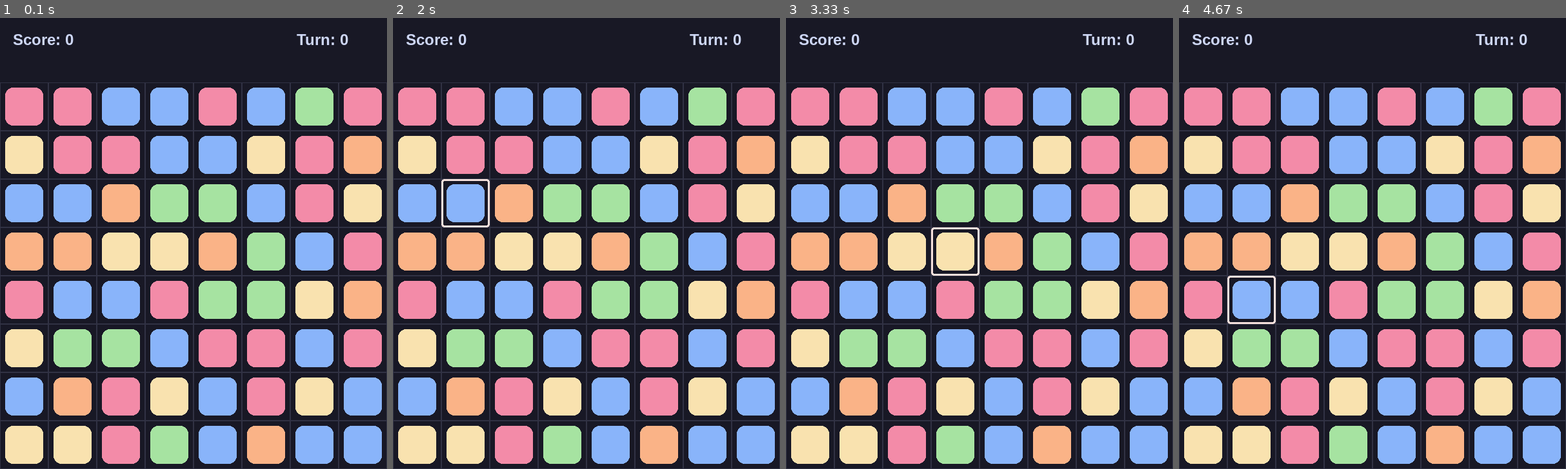
Above: before the commit, frames 1-4 (left to right).
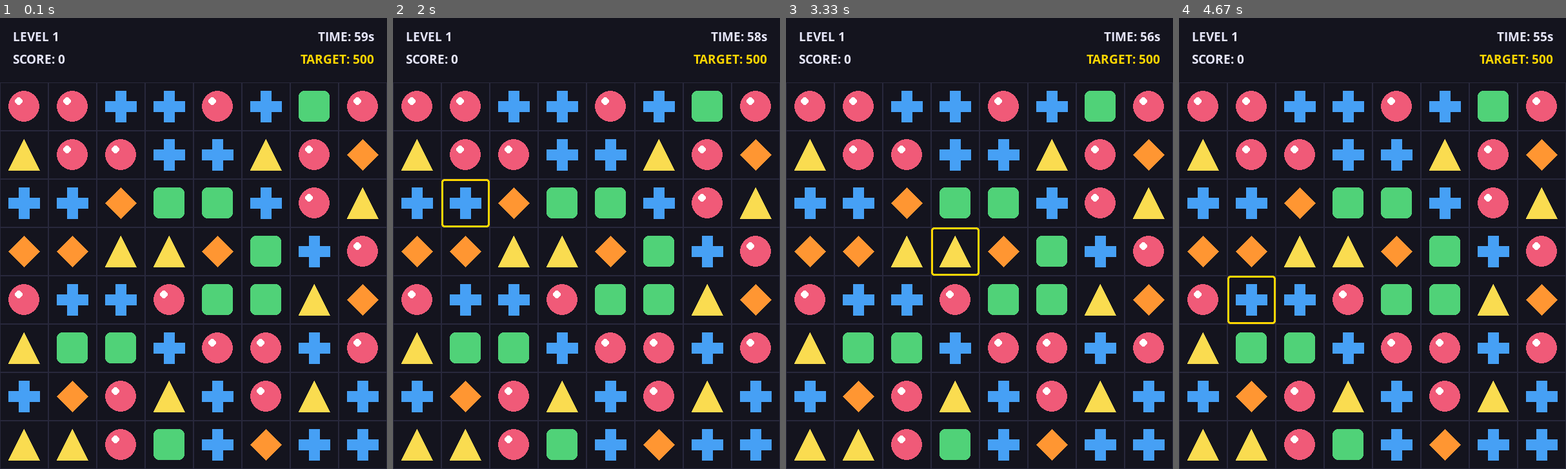
Above: after the commit, the same moments.

Repository: zarkaiss/ralph_game_1
Game: pygame game, started from main_pygame.py
Two runs of this game, one before a commit and one after it. Both use one fixed random seed, a clock stepped at 60 frames per second and the inputs below.
Inputs (mouse positions are in pixels of both pictures, inside the frame that each line leads up to):
- Up to frame 1 (0.1 s): no input
- Up to frame 2 (2 s): click (586, 243) at 0.38 s; click (601, 297) at 0.72 s; click (485, 383) at 1.05 s; click (454, 383) at 1.38 s; click (470, 216) at 1.72 s
- Up to frame 3 (3.33 s): click (882, 351) at 2.05 s; click (1045, 401) at 2.38 s; click (863, 153) at 2.72 s; click (960, 248) at 3.05 s
- Up to frame 4 (4.67 s): click (1279, 311) at 3.38 s; click (1287, 166) at 3.72 s; click (1333, 135) at 4.05 s; click (1237, 284) at 4.38 s

The runs differ from the first frame. In frame 1, 52% of the frame differs, in the area x 1-99%, y 3-99%; in frame 2, 52%; in frame 3, 52%; in frame 4, 52%.

Commit message:
Updated visual effects, levels, timer
Created new visuals for clearing matches, introduced levels, and added a timer to each level.

Diff:
--- a/main_pygame.py
+++ b/main_pygame.py
@@ -1,4 +1,6 @@
 import sys
+import math
+import random
 import pygame
 from src.game_logic import MatchThreeEngine
 from src.game_state import GameState
@@ -12,116 +14,322 @@
 WINDOW_WIDTH = COLS * TILE_SIZE
 WINDOW_HEIGHT = (ROWS * TILE_SIZE) + UI_PANEL_HEIGHT
 FPS = 60
-
-# Color Palette
-COLOR_BG = (24, 24, 37)          # Dark Slate
-COLOR_GRID_LINE = (49, 50, 68)   # Subtle Muted Divider
-COLOR_TEXT = (205, 214, 244)     # Off-white
-COLOR_SELECT = (245, 224, 220)   # Light Highlight Accent
-
-# Gem Visual Mapping (IDs 1-5 mapped to RGB values)
+ANIMATION_SPEED = 0.18
+
+# Design Palette
+COLOR_BG = (20, 20, 30)
+COLOR_GRID_LINE = (40, 40, 60)
+COLOR_TEXT = (230, 230, 250)
+COLOR_SELECT = (255, 215, 0)
+COLOR_OVERLAY = (0, 0, 0, 180) # Semi-transparent black for menus
+
 GEM_COLORS = {
-    1: (243, 139, 168),  # Soft Red
-    2: (250, 179, 135),  # Soft Orange
-    3: (249, 226, 175),  # Soft Yellow
-    4: (166, 227, 161),  # Soft Green
-    5: (137, 180, 250)   # Soft Blue
+    1: (240, 90, 120),
+    2: (255, 150, 50),
+    3: (250, 220, 80),
+    4: (80, 210, 120),
+    5: (70, 160, 245)
 }
+
+class Particle:
+    """Handles physics and rendering for shattered gem fragments."""
+    def __init__(self, x, y, color):
+        self.x = x
+        self.y = y
+        self.color = color
+        # Explode outwards in random directions
+        angle = random.uniform(0, math.pi * 2)
+        speed = random.uniform(2, 8)
+        self.vx = math.cos(angle) * speed
+        self.vy = math.sin(angle) * speed
+        self.life = 255  # Alpha channel/lifetime
+        self.size = random.uniform(4, 8)
+
+    def update(self):
+        self.x += self.vx
+        self.y += self.vy
+        self.vy += 0.3  # Gravity
+        self.life -= 8  # Fade out speed
+
+    def draw(self, surface):
+        if self.life > 0:
+            # Create a temporary surface for alpha blending
+            surf = pygame.Surface((int(self.size * 2), int(self.size * 2)), pygame.SRCALPHA)
+            alpha_color = (*self.color, max(0, min(255, self.life)))
+            pygame.draw.circle(surf, alpha_color, (int(self.size), int(self.size)), int(self.size))
+            surface.blit(surf, (int(self.x - self.size), int(self.y - self.size)))
+
+class VisualGem:
+    """Manages the visual lifecycle, positions, and animations of individual gems."""
+    def __init__(self, gem_id, start_row, start_col, spawn_above=False):
+        self.gem_id = gem_id
+        self.row = start_row
+        self.col = start_col
+
+        self.target_x = self.col * TILE_SIZE + TILE_SIZE // 2
+        self.target_y = (self.row * TILE_SIZE) + UI_PANEL_HEIGHT + TILE_SIZE // 2
+
+        self.x = self.target_x
+        if spawn_above:
+            self.y = (start_row - ROWS) * TILE_SIZE + UI_PANEL_HEIGHT - TILE_SIZE // 2
+        else:
+            self.y = self.target_y
+
+    def update_target(self, new_row, new_col):
+        self.row = new_row
+        self.col = new_col
+        self.target_x = self.col * TILE_SIZE + TILE_SIZE // 2
+        self.target_y = (self.row * TILE_SIZE) + UI_PANEL_HEIGHT + TILE_SIZE // 2
+
+    def step_animation(self):
+        self.x += (self.target_x - self.x) * ANIMATION_SPEED
+        self.y += (self.target_y - self.y) * ANIMATION_SPEED
+
+    def draw(self, surface):
+        color = GEM_COLORS.get(self.gem_id, (200, 200, 200))
+        size = int(TILE_SIZE * 0.32)
+        cx, cy = int(self.x), int(self.y)
+
+        if self.gem_id == 1:
+            pygame.draw.circle(surface, color, (cx, cy), size)
+            pygame.draw.circle(surface, (255, 255, 255), (cx - size//3, cy - size//3), size//4)
+        elif self.gem_id == 2:
+            points = [(cx, cy - size), (cx + size, cy), (cx, cy + size), (cx - size, cy)]
+            pygame.draw.polygon(surface, color, points)
+        elif self.gem_id == 3:
+            points = [(cx, cy - size), (cx + size, cy + size), (cx - size, cy + size)]
+            pygame.draw.polygon(surface, color, points)
+        elif self.gem_id == 4:
+            rect = pygame.Rect(cx - size, cy - size, size * 2, size * 2)
+            pygame.draw.rect(surface, color, rect, border_radius=8)
+        elif self.gem_id == 5:
+            arm = size // 3
+            points = [
+                (cx - arm, cy - size), (cx + arm, cy - size), (cx + arm, cy - arm),
+                (cx + size, cy - arm), (cx + size, cy + arm), (cx + arm, cy + arm),
+                (cx + arm, cy + size), (cx - arm, cy + size), (cx - arm, cy + arm),
+                (cx - size, cy + arm), (cx - size, cy - arm), (cx - arm, cy - arm)
+            ]
+            pygame.draw.polygon(surface, color, points)
+
+def sync_visual_board(engine, current_visuals):
+    """
+    Compares the current memory engine state array against active visual instances.
+    Returns the new visual grid AND a list of destroyed gems for particle generation.
+    """
+    board = engine.get_board()
+    next_visuals = [[None for _ in range(COLS)] for _ in range(ROWS)]
+
+    pool = []
+    for r in range(ROWS):
+        for c in range(COLS):
+            if current_visuals[r][c] is not None:
+                pool.append(current_visuals[r][c])
+
+    for c in range(COLS):
+        for r in range(ROWS - 1, -1, -1):
+            target_id = board[r][c]
+            match_found = None
+            for vg in pool:
+                if vg.gem_id == target_id and vg.col == c:
+                    match_found = vg
+                    pool.remove(vg)
+                    break
+
+            if match_found:
+                match_found.update_target(r, c)
+                next_visuals[r][c] = match_found
+            else:
+                next_visuals[r][c] = VisualGem(target_id, r, c, spawn_above=True)
+
+    # Any gems left in the pool were destroyed in a match
+    return next_visuals, pool
 
 def main():
     pygame.init()
     pygame.font.init()
 
     screen = pygame.display.set_mode((WINDOW_WIDTH, WINDOW_HEIGHT))
-    pygame.display.set_caption("Match-3 Puzzle Game")
+    pygame.display.set_caption("Match-3: Particle & Level Edition")
     clock = pygame.time.Clock()
-    font = pygame.font.SysFont("Arial", 24, bold=True)
-
-    # Initialize your pristine, fully tested core backend engine
+
+    font_sm = pygame.font.SysFont("Segoe UI", 20, bold=True)
+    font_lg = pygame.font.SysFont("Segoe UI", 36, bold=True)
+
     engine = MatchThreeEngine(rows=ROWS, cols=COLS)
     state = GameState(engine)
 
-    selected_tile = None  # Tracks the first clicked tile coordinate tuple: (row, col)
+    visual_grid = [[None for _ in range(COLS)] for _ in range(ROWS)]
+    board = engine.get_board()
+    for r in range(ROWS):
+        for c in range(COLS):
+            visual_grid[r][c] = VisualGem(board[r][c], r, c, spawn_above=False)
+
+    selected_tile = None
+    active_particles = []
+
+    # --- Level Progression Variables ---
+    LEVEL_DURATION = 60.0
+    current_level = 1
+    level_timer = LEVEL_DURATION
+
+    level_start_score = 0
+    # Level 1 requires you to score 500 points to pass
+    target_score = 500
+
+    game_mode = "PLAYING" # States: PLAYING, LEVEL_UP, GAME_OVER
+    transition_timer = 0.0
 
     running = True
     while running:
-        # 1. Input / Event Handling Pipeline
+        dt = clock.tick(FPS) / 1000.0  # Delta time in seconds
+
+        # --- Progression Logic ---
+        if game_mode == "PLAYING":
+            level_timer -= dt
+            if level_timer <= 0:
+                if engine.get_score() >= target_score:
+                    # Level Up Success
+                    game_mode = "LEVEL_UP"
+                    transition_timer = 3.0
+
+                    # Calculate next level requirements
+                    last_gain = engine.get_score() - level_start_score
+                    current_level += 1
+                    level_start_score = engine.get_score()
+
+                    # Next target is your new score + what you gained last level + a difficulty bump
+                    target_score = level_start_score + last_gain + 250
+                else:
+                    # Failed to hit target
+                    game_mode = "GAME_OVER"
+
+        elif game_mode == "LEVEL_UP":
+            transition_timer -= dt
+            if transition_timer <= 0:
+                level_timer = LEVEL_DURATION
+                game_mode = "PLAYING"
+
+        # --- Input Pipeline ---
         for event in pygame.event.get():
             if event.type == pygame.QUIT:
                 running = False
 
             elif event.type == pygame.MOUSEBUTTONDOWN and event.button == 1:
+                if game_mode != "PLAYING":
+                    continue # Lock inputs during transitions
+
                 mouse_x, mouse_y = pygame.mouse.get_pos()
 
-                # Check if the click happened inside the playable grid area
                 if mouse_y >= UI_PANEL_HEIGHT:
                     col = mouse_x // TILE_SIZE
                     row = (mouse_y - UI_PANEL_HEIGHT) // TILE_SIZE
 
-                    # Selection State Logic Engine
                     if selected_tile is None:
                         selected_tile = (row, col)
                     elif selected_tile == (row, col):
-                        selected_tile = None  # Deselect if clicking the same tile twice
+                        selected_tile = None
                     else:
                         r1, c1 = selected_tile
                         r2, c2 = row, col
 
-                        # Validate adjacency on the frontend for crisp interaction feedback
                         if abs(r1 - r2) + abs(c1 - c2) == 1:
                             success = engine.swap(r1, c1, r2, c2)
                             if success:
                                 engine.process_cascade()
                                 state.record_valid_move()
+
+                                # Sync visuals and catch destroyed gems for particles
+                                visual_grid, destroyed_gems = sync_visual_board(engine, visual_grid)
+
+                                # Spawn particles for every destroyed gem
+                                for d_gem in destroyed_gems:
+                                    color = GEM_COLORS.get(d_gem.gem_id, (255, 255, 255))
+                                    for _ in range(12): # 12 particles per gem
+                                        active_particles.append(Particle(d_gem.x, d_gem.y, color))
+
                             else:
                                 state.record_invalid_move()
-                            selected_tile = None  # Clear selection after a move attempt
+                            selected_tile = None
                         else:
-                            # If the second click is far away, shift selection to the new tile
                             selected_tile = (row, col)
 
-        # Check game execution boundaries
         state.check_exit_conditions()
-        if state.game_over:
-            running = False
-
-        # 2. Graphical Rendering Pipeline
-        screen.fill(COLOR_BG)
-
-        # Draw UI Information Panel
-        score_text = font.render(f"Score: {engine.get_score()}", True, COLOR_TEXT)
-        turn_text = font.render(f"Turn: {state.turn_count}", True, COLOR_TEXT)
-        screen.blit(score_text, (20, 20))
-        screen.blit(turn_text, (WINDOW_WIDTH - 140, 20))
-
-        # Render Playable Grid Blocks
-        board = engine.get_board()
+        if state.game_over and game_mode == "PLAYING":
+            game_mode = "GAME_OVER"
+
+        # --- Update Step ---
         for r in range(ROWS):
             for c in range(COLS):
-                # Calculate screen destination space
-                tile_rect = pygame.Rect(
-                    c * TILE_SIZE,
-                    (r * TILE_SIZE) + UI_PANEL_HEIGHT,
-                    TILE_SIZE,
-                    TILE_SIZE
-                )
-
-                # Render structural grid outlines
+                if visual_grid[r][c]:
+                    visual_grid[r][c].step_animation()
+
+        for p in active_particles[:]:
+            p.update()
+            if p.life <= 0:
+                active_particles.remove(p)
+
+        # --- Draw Step ---
+        screen.fill(COLOR_BG)
+
+        # Draw UI Panel
+        top_y = 15
+        bot_y = 50
+
+        # Top Row UI
+        level_lbl = font_sm.render(f"LEVEL {current_level}", True, COLOR_TEXT)
+        time_lbl = font_sm.render(f"TIME: {max(0, int(level_timer))}s", True, COLOR_TEXT)
+        screen.blit(level_lbl, (20, top_y))
+        screen.blit(time_lbl, (WINDOW_WIDTH - time_lbl.get_width() - 20, top_y))
+
+        # Bottom Row UI
+        score_lbl = font_sm.render(f"SCORE: {engine.get_score()}", True, COLOR_TEXT)
+        target_lbl = font_sm.render(f"TARGET: {target_score}", True, COLOR_SELECT)
+        screen.blit(score_lbl, (20, bot_y))
+        screen.blit(target_lbl, (WINDOW_WIDTH - target_lbl.get_width() - 20, bot_y))
+
+        # Draw static underlying layout
+        for r in range(ROWS):
+            for c in range(COLS):
+                tile_rect = pygame.Rect(c * TILE_SIZE, (r * TILE_SIZE) + UI_PANEL_HEIGHT, TILE_SIZE, TILE_SIZE)
                 pygame.draw.rect(screen, COLOR_GRID_LINE, tile_rect, 1)
 
-                # Draw individual Gem primitives using the ID palette mapping
-                gem_id = board[r][c]
-                if gem_id in GEM_COLORS:
-                    # Inset the geometry slightly for a clean layout border spacing
-                    gem_rect = tile_rect.inflate(-16, -16)
-                    pygame.draw.rect(screen, GEM_COLORS[gem_id], gem_rect, border_radius=12)
-
-                # Highlight the active selected item
-                if selected_tile == (r, c):
-                    pygame.draw.rect(screen, COLOR_SELECT, tile_rect, 3, border_radius=4)
+        # Draw moving items
+        for r in range(ROWS):
+            for c in range(COLS):
+                if visual_grid[r][c]:
+                    visual_grid[r][c].draw(screen)
+
+        # Draw Particles on top of gems
+        for p in active_particles:
+            p.draw(screen)
+
+        # Overlay selection highlight
+        if selected_tile:
+            sr, sc = selected_tile
+            select_rect = pygame.Rect(sc * TILE_SIZE, (sr * TILE_SIZE) + UI_PANEL_HEIGHT, TILE_SIZE, TILE_SIZE)
+            pygame.draw.rect(screen, COLOR_SELECT, select_rect, 3, border_radius=4)
+
+        # Draw Overlay Menus
+        if game_mode == "LEVEL_UP":
+            overlay = pygame.Surface((WINDOW_WIDTH, WINDOW_HEIGHT), pygame.SRCALPHA)
+            overlay.fill(COLOR_OVERLAY)
+            screen.blit(overlay, (0, 0))
+
+            msg = font_lg.render("LEVEL CLEARED!", True, COLOR_SELECT)
+            screen.blit(msg, (WINDOW_WIDTH//2 - msg.get_width()//2, WINDOW_HEIGHT//2 - 40))
+
+        elif game_mode == "GAME_OVER":
+            overlay = pygame.Surface((WINDOW_WIDTH, WINDOW_HEIGHT), pygame.SRCALPHA)
+            overlay.fill(COLOR_OVERLAY)
+            screen.blit(overlay, (0, 0))
+
+            msg = font_lg.render("GAME OVER", True, (240, 90, 120))
+            sub_msg = font_sm.render(f"Final Score: {engine.get_score()}", True, COLOR_TEXT)
+            screen.blit(msg, (WINDOW_WIDTH//2 - msg.get_width()//2, WINDOW_HEIGHT//2 - 40))
+            screen.blit(sub_msg, (WINDOW_WIDTH//2 - sub_msg.get_width()//2, WINDOW_HEIGHT//2 + 10))
 
         pygame.display.flip()
-        clock.tick(FPS)
 
     pygame.quit()
     sys.exit()
